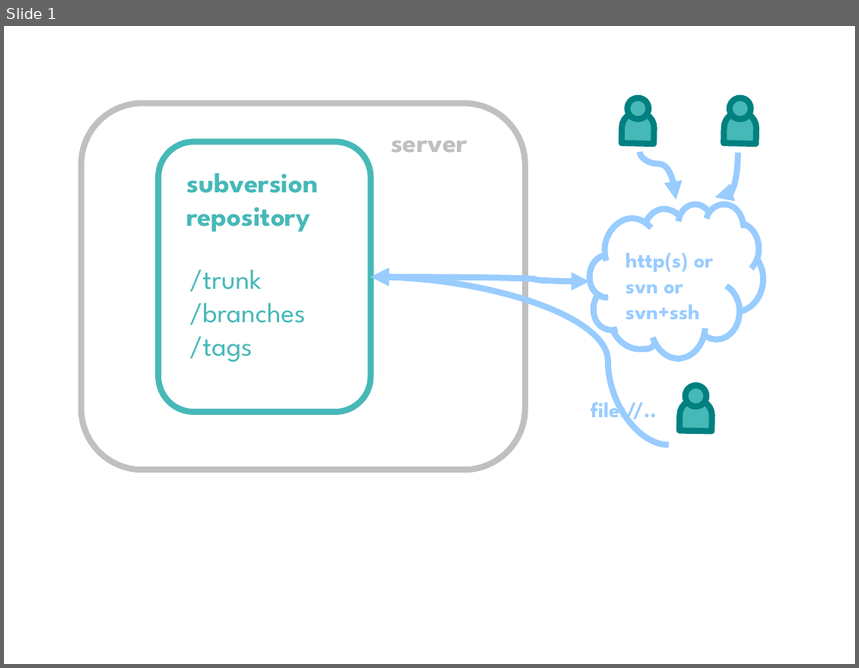
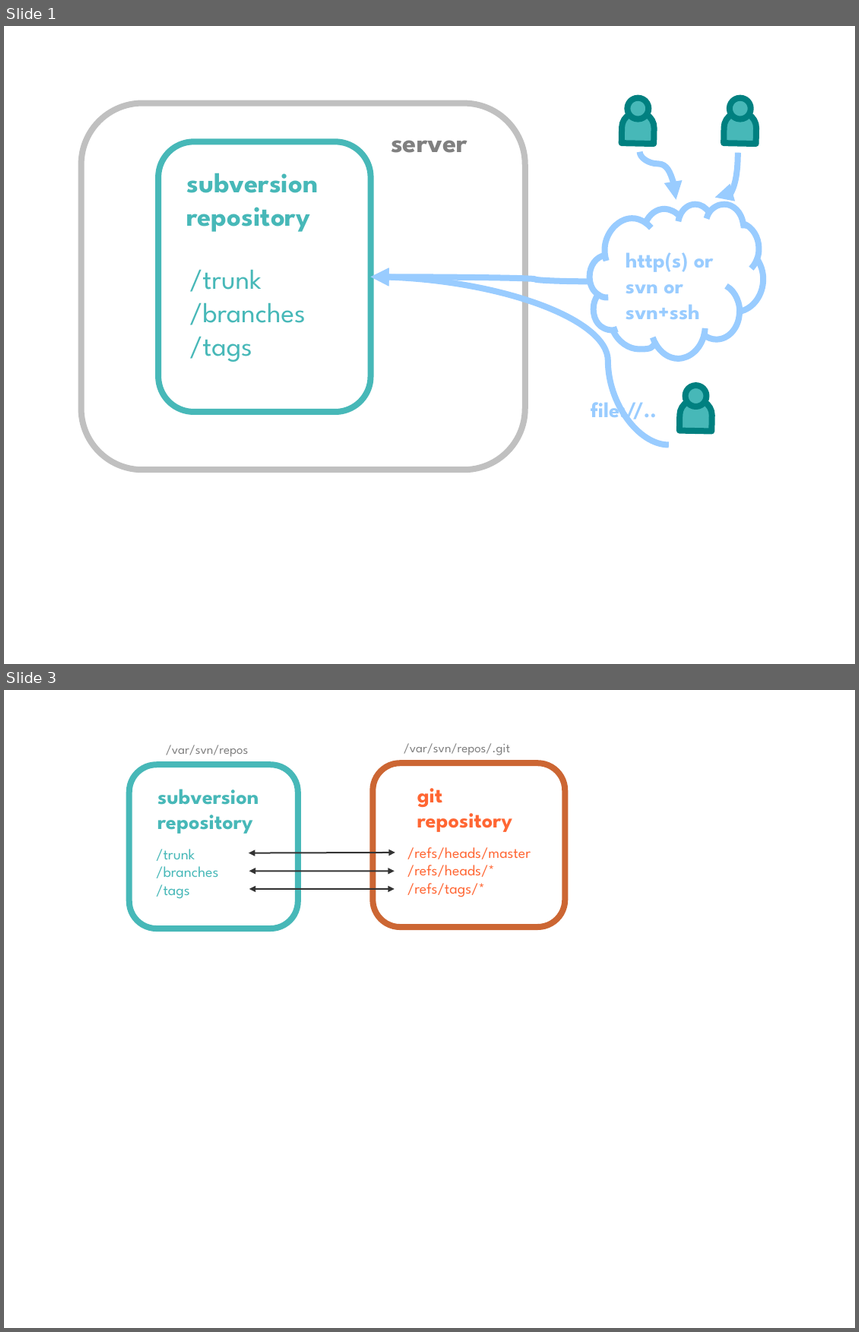
Before and after one commit to vs/subgit-book, a slide deck: subgit-book.odp. Shown one above the other, each under a label of ours: slide 1 before the commit, slides 1 and 3 after it; the slides between them are not shown. The pictures are 859x668 and 859x1332 pixels, drawn with LibreOffice and Linux fonts; fonts in the diff are those of the drawing. Boxes give left, top, right and bottom in pixels: in the first picture for what was removed or moved away, otherwise in the second. Text is boxed around its words. In the diff, an @@ line names an element or a change of style, - is before the commit and + after.

```diff
--- a/subgit-book.odp
+++ b/subgit-book.odp
@@ slide 3 added at box(4, 690, 855, 1328), background #FFFFFF @@
@@ text added at box(166, 745, 249, 757), 12 pt, text #808080 @@
+/var/svn/repos
@@ text added at box(404, 743, 510, 755), 12 pt, text #808080 @@
+/var/svn/repos/.git
@@ rounded rectangle added at box(129, 765, 298, 929), outline #47B8B8 5.67 pt @@
@@ rounded rectangle added at box(373, 764, 566, 927), outline #CC6633 5.67 pt @@
@@ text added at box(158, 789, 259, 834), 20 pt, text #47B8B8, bold @@
+subversion
+repository
@@ text added at box(417, 788, 512, 832), 20 pt, text #FF6633, bold @@
+git
+repository
@@ text added at box(156, 849, 218, 899), 14 pt, text #47B8B8 @@
+/trunk
+/branches
+/tags
@@ text added at box(408, 847, 531, 897), 14 pt, text #FF6633 @@
+/refs/heads/master
+/refs/heads/*
+/refs/tags/*
@@ double arrow added from (249, 853) to (395, 853), #333333 1.42 pt @@
@@ double arrow added from (249, 871) to (395, 871), #333333 1.42 pt @@
@@ double arrow added from (249, 889) to (395, 889), #333333 1.42 pt @@
@@ slide 1 changed as well @@
@@ text "server" at box(391, 140, 468, 153): text colour #C0C0C0 to #808080 @@
@@ curved double arrow (590, 281) - (371, 277): curved double arrow to curved arrow @@
```
Also in this commit, not shown: 3 other slides changed, 1 other slide added, 7 other files.
